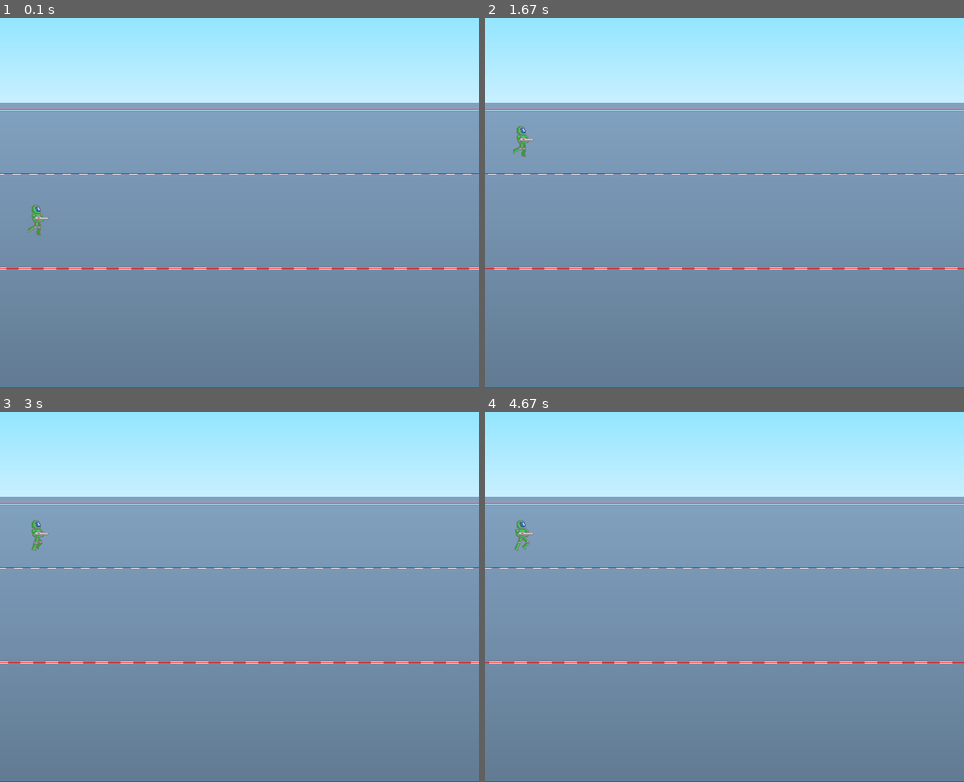
Above: before the commit, frames 1-4 (two rows, left to right).
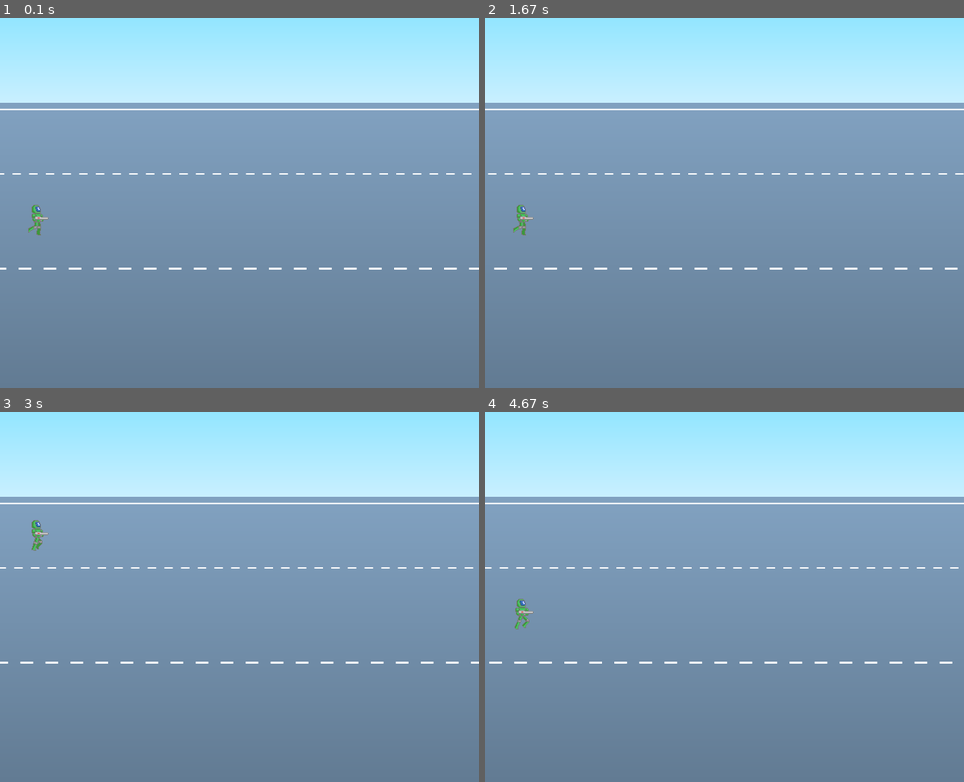
Above: after the commit, the same moments.

Repository: Akoo510/oc20
Game: pygame game, started from game/image/Sprite sheet + background.py
Same seed, same stepped clock (60 frames per second), same inputs: the game is played once before the commit and once after it.
Inputs:
- Up to frame 1 (0.1 s): no input
- Up to frame 2 (1.67 s): hold Up 0.33-0.8 s; hold Down 0.83-1.13 s; hold W 1.17-1.53 s; hold Down from 1.57 s (still down)
- Up to frame 3 (3 s): release Down at 1.93 s; hold W 1.97-2.27 s; hold Down 2.3-2.6 s; hold W from 2.63 s (still down)
- Up to frame 4 (4.67 s): release W at 3 s; hold Down 3.03-3.4 s; hold W 3.43-3.73 s; hold Down 3.77-4.07 s; hold W 4.1-4.47 s; hold Down from 4.5 s (still down)

The runs differ from the first frame. In frame 1, 0.7% of the frame differs, in the area x 0-100%, y 24-100%; in frame 2, 1.1%; in frame 3, 0.7%; in frame 4, 1.1%.

Commit message:
Update game Icon

Diff:
--- a/game/image/Sprite sheet + background.py
+++ b/game/image/Sprite sheet + background.py
@@ -1,17 +1,21 @@
 import pygame
 import math, sys, os
 from pygame.locals import *
+
+pygame.init()
 
 W, H = 700, 550
 HW, HH = W / 2, H / 2
 PX, PY = 55, 300
 AREA = W * H
 
-pygame.init()
 CLOCK = pygame.time.Clock()
 DS = pygame.display.set_mode((W, H))
 pygame.display.set_caption("Background animation + player")
 FPS = 10
+
+# Icône
+pygame.display.set_icon(pygame.image.load("Icone.png"))
 
 
 WHITE = (255, 255, 255)
@@ -65,13 +69,13 @@
 
         if event.type == KEYDOWN:
 
-            if event.key == K_s:
+            if event.key == K_s or event.key == K_DOWN:
                 if number < 2:
                     number += 1
                 if number == 2:
                     number = 2
 
-            if event.key == K_w:
+            if event.key == K_w or event.key == K_UP:
                 if number > 0:
                     number -= 1
                 if number == 0:
@@ -87,11 +91,5 @@
     s.draw(DS, Index % s.totalCellCount, PX, Player_PosY[number], CENTER_HANDLE)
     Index += 1
 
-    pygame.draw.line(DS, RED, (0, 142), (700, 142), 1)
-    pygame.draw.line(DS, RED, (0, 236), (700, 236), 1)
-    pygame.draw.line(DS, RED, (0, 375), (700, 375), 1)
-    pygame.draw.line(DS, RED, (0, 549), (700, 549), 1)
-
-
     pygame.display.update()
     CLOCK.tick(FPS)
Binary file removed: game/image/GreenPlayer - Copie.png
Binary file added: game/image/Icone.png
Binary file removed: game/image/Soldier_cut1.png
